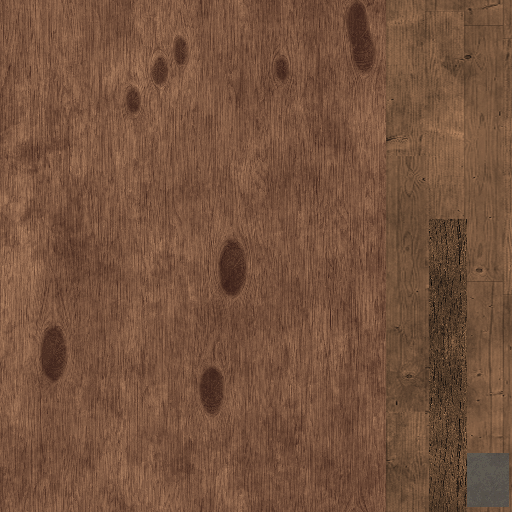
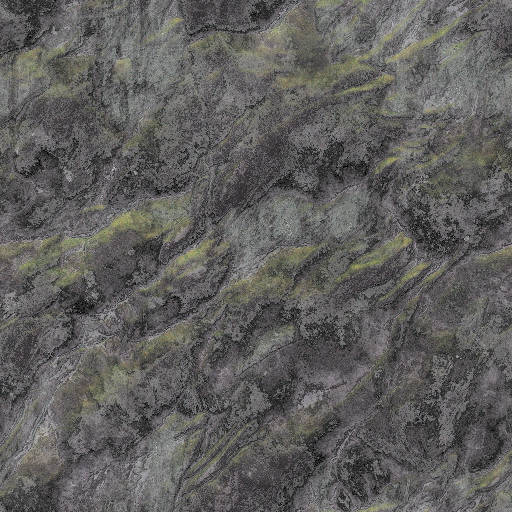
Comparing the layer stacks of the two (512, 512) images. Changes:
hid group "Planks014_Color.png" (1st of 2) (6 layers) over (x1=0, y1=0, x2=512, y2=512)
painted on "Shelf_Modular_01B.png" over (x1=0, y1=0, x2=512, y2=512)
painted on "Stack_Beam_Wood_01.png" over (x1=0, y1=0, x2=512, y2=512)
painted on "Door_01_Frame.png" over (x1=0, y1=0, x2=512, y2=512)
painted on "Planks023C_Color.png" over (x1=0, y1=0, x2=512, y2=512)
painted on "Planks014_Color.png" (2nd of 2, in "Planks014_Color.png") over (x1=0, y1=0, x2=512, y2=512)
added group "Rock012_Color.png" with 2 layers above "Rocks011_Greyscale_Brighter.png" over (x1=0, y1=0, x2=512, y2=512)
added layer "Copy of Rock012_Color.png" in group "Rock012_Color.png" over (x1=0, y1=0, x2=512, y2=512)
showed group "Rocks011_Greyscale_Brighter.png" (1st of 2) (3 layers) over (x1=0, y1=0, x2=512, y2=512)
painted on "Rock035_Color_b.png" over (x1=0, y1=0, x2=512, y2=512)
painted on "Rocks011_Greyscale_Brighter.png" (2nd of 2, in "Rocks011_Greyscale_Brighter.png") over (x1=0, y1=0, x2=512, y2=512)